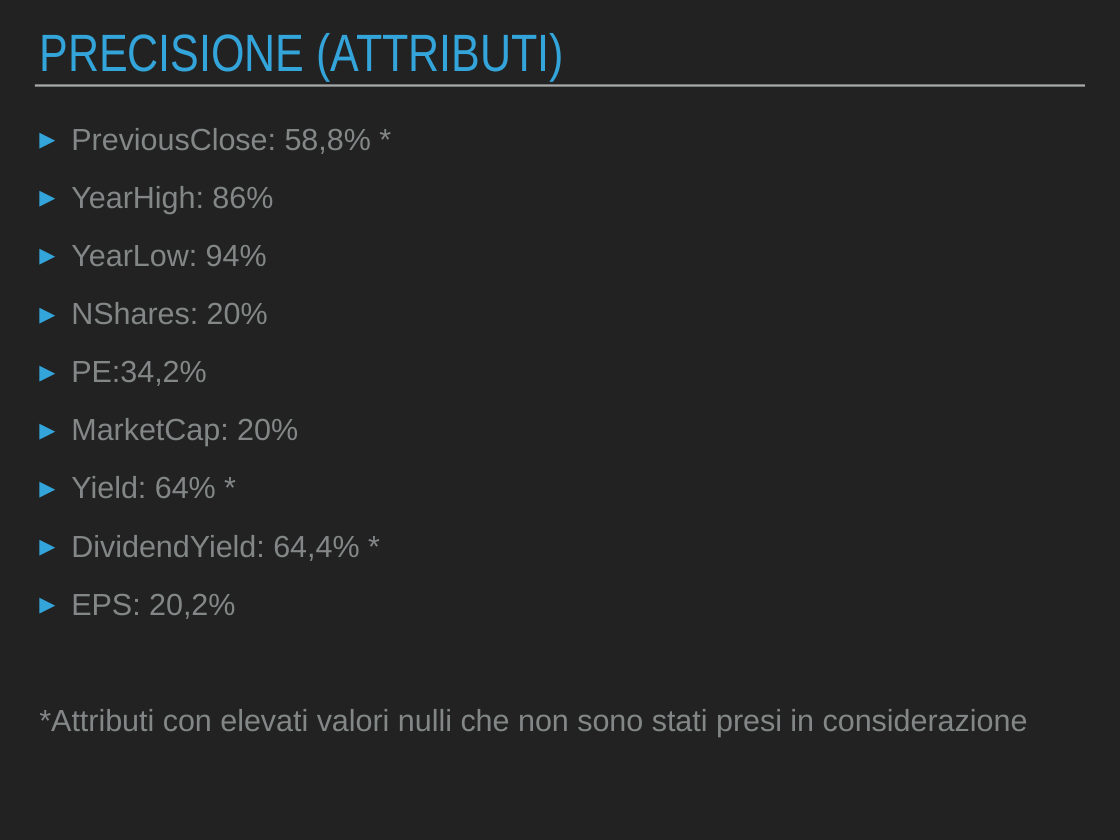
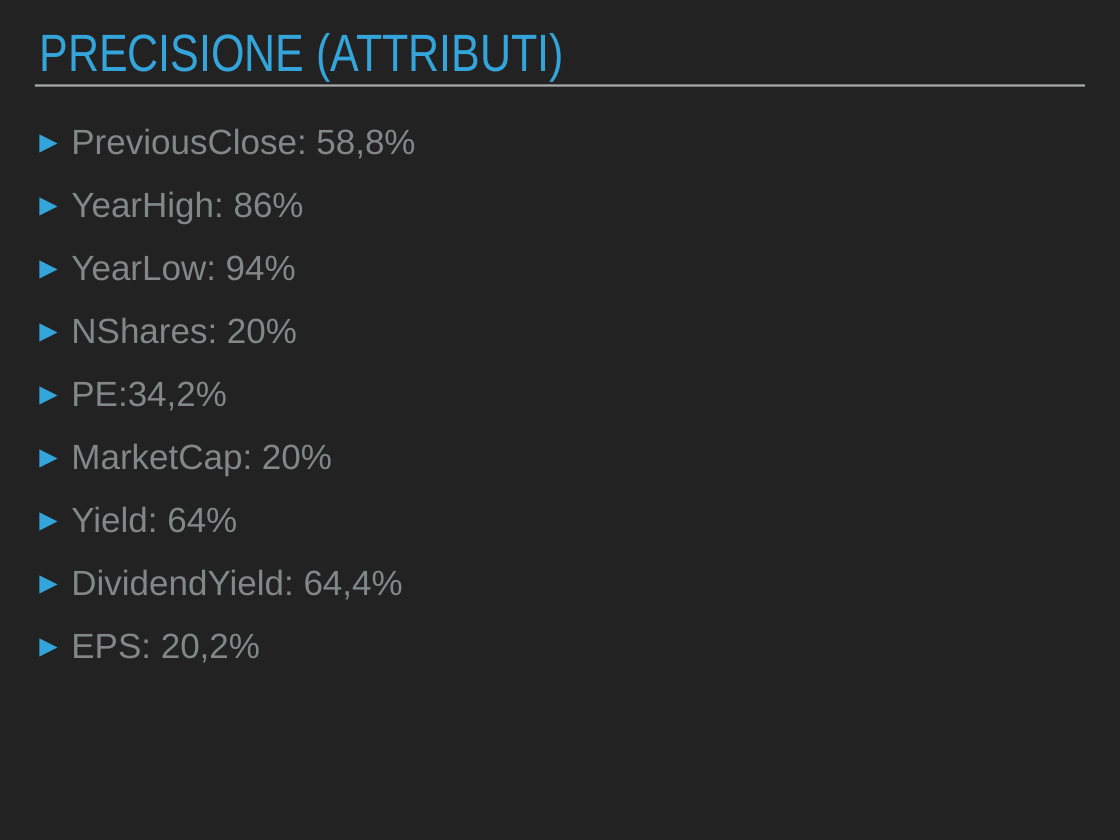
Before and after one commit to Beltra97/Unimib_ArchitettureDati, a slide deck: slide 14 of PresentazionePowerPoint.pptx. Drawn at 1120x840 pixels with LibreOffice and Linux fonts; fonts in the diff are those of the drawing. Boxes give left, top, right and bottom in pixels: in the first picture for what was removed or moved away, otherwise in the second. Text is boxed around its words. In the diff, an @@ line names an element or a change of style, - is before the commit and + after.

```diff
--- a/PresentazionePowerPoint.pptx
+++ b/PresentazionePowerPoint.pptx
@@ text at [71, 129, 415, 159]: text changed; size 27.9 to 32 pt @@
-▸ PreviousClose: 58,8% *
+▸ PreviousClose: 58,8%
@@ text at [71, 192, 332, 663]: size 27.9 to 32 pt in "YearHigh: 86%", "YearLow: 94%", "NShares: 20%", "PE:34,2%" and 2 more places @@
@@ text at [71, 507, 403, 600]: text changed; size 27.9 to 32 pt @@
-▸ Yield: 64% *
-▸ DividendYield: 64,4% *
+▸ Yield: 64%
+▸ DividendYield: 64,4%
@@ text at [39, 709, 1028, 737]: paragraph removed @@
-*Attributi con elevati valori nulli che non sono stati presi in considerazione
```
Also in this commit, not shown: 11 other slides changed, 3 other files.
